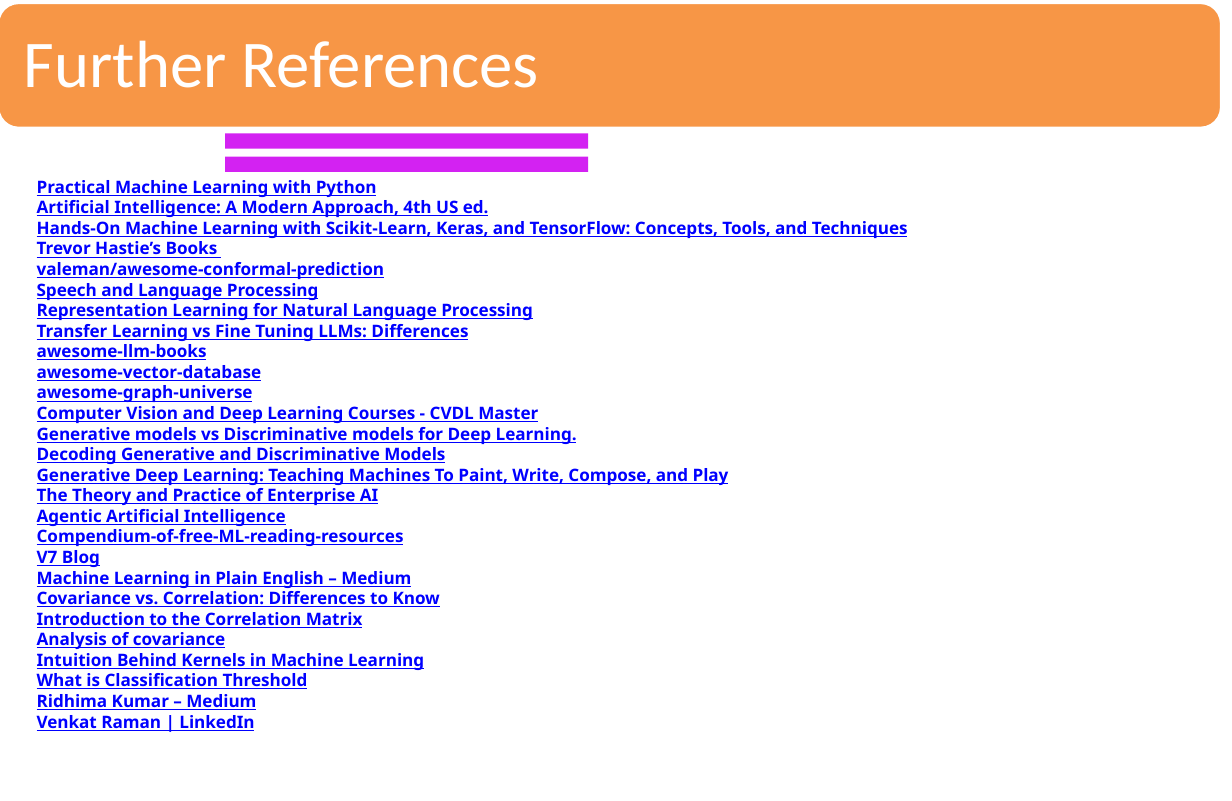
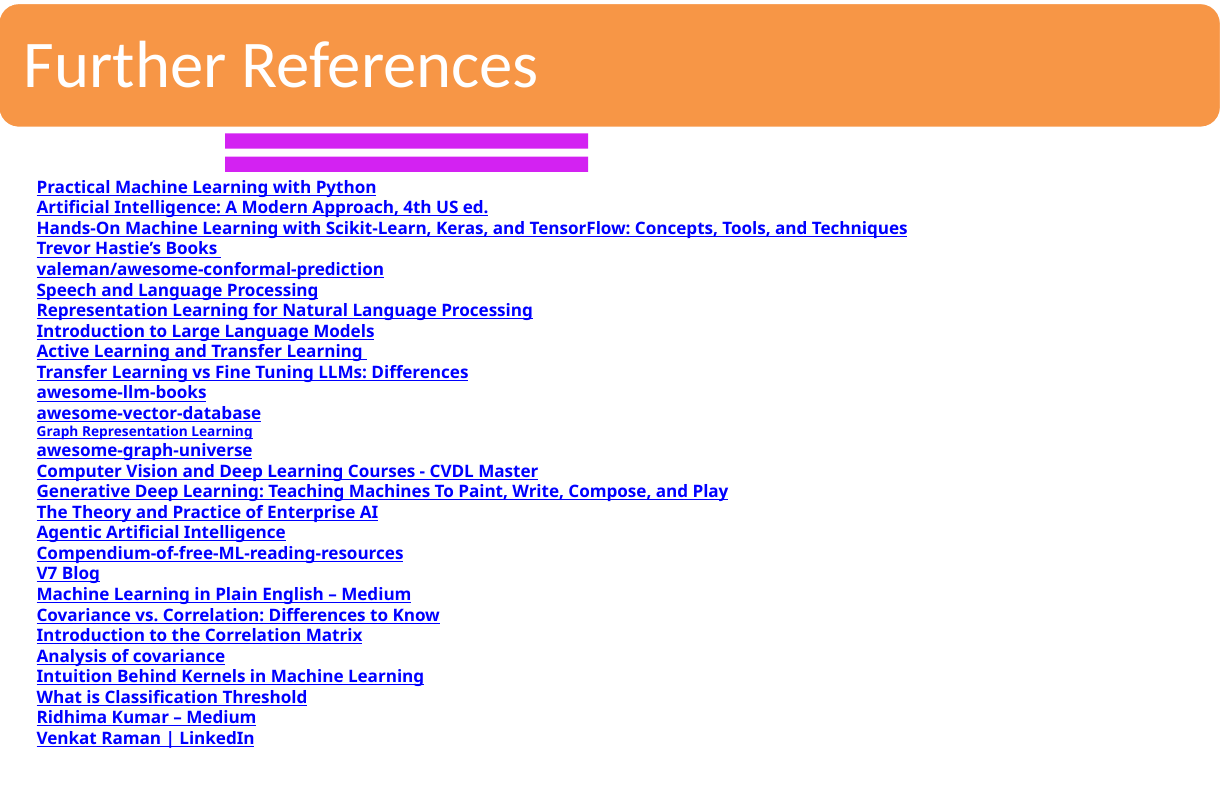
Before and after one commit to sandipray63in/Some_Self_Learning_Decks, a slide deck: slide 36 of AI, ML, DL & Related Topics(WIP).pptx (slide 25 before the commit). Drawn at 1232x801 pixels with LibreOffice and Linux fonts; fonts in the diff are those of the drawing. Boxes give left, top, right and bottom in pixels: in the first picture for what was removed or moved away, otherwise in the second. Text is boxed around its words. In the diff, an @@ line names an element or a change of style, - is before the commit and + after.

```diff
--- a/AI, ML, DL & Related Topics(WIP).pptx
+++ b/AI, ML, DL & Related Topics(WIP).pptx
@@ text at box(37, 324, 374, 361): paragraphs added @@
+Introduction to Large Language Models
+Active Learning and Transfer Learning
@@ text at box(37, 425, 252, 440): paragraph added @@
+Graph Representation Learning
@@ text at box(37, 427, 577, 464): paragraphs removed @@
-Generative models vs Discriminative models for Deep Learning.
-Decoding Generative and Discriminative Models
```
Also in this commit, not shown: 2 other slides changed, 11 slides added.
